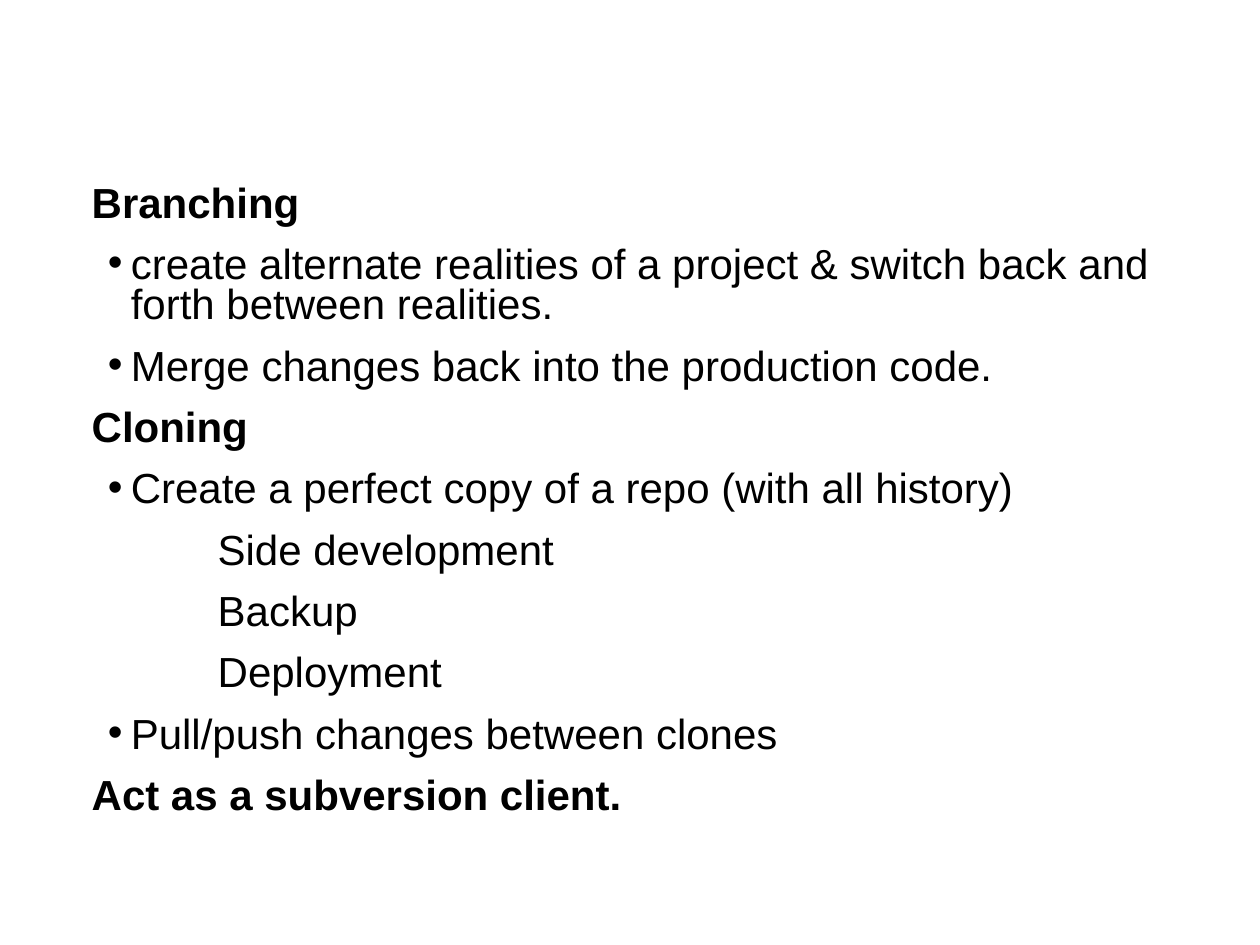
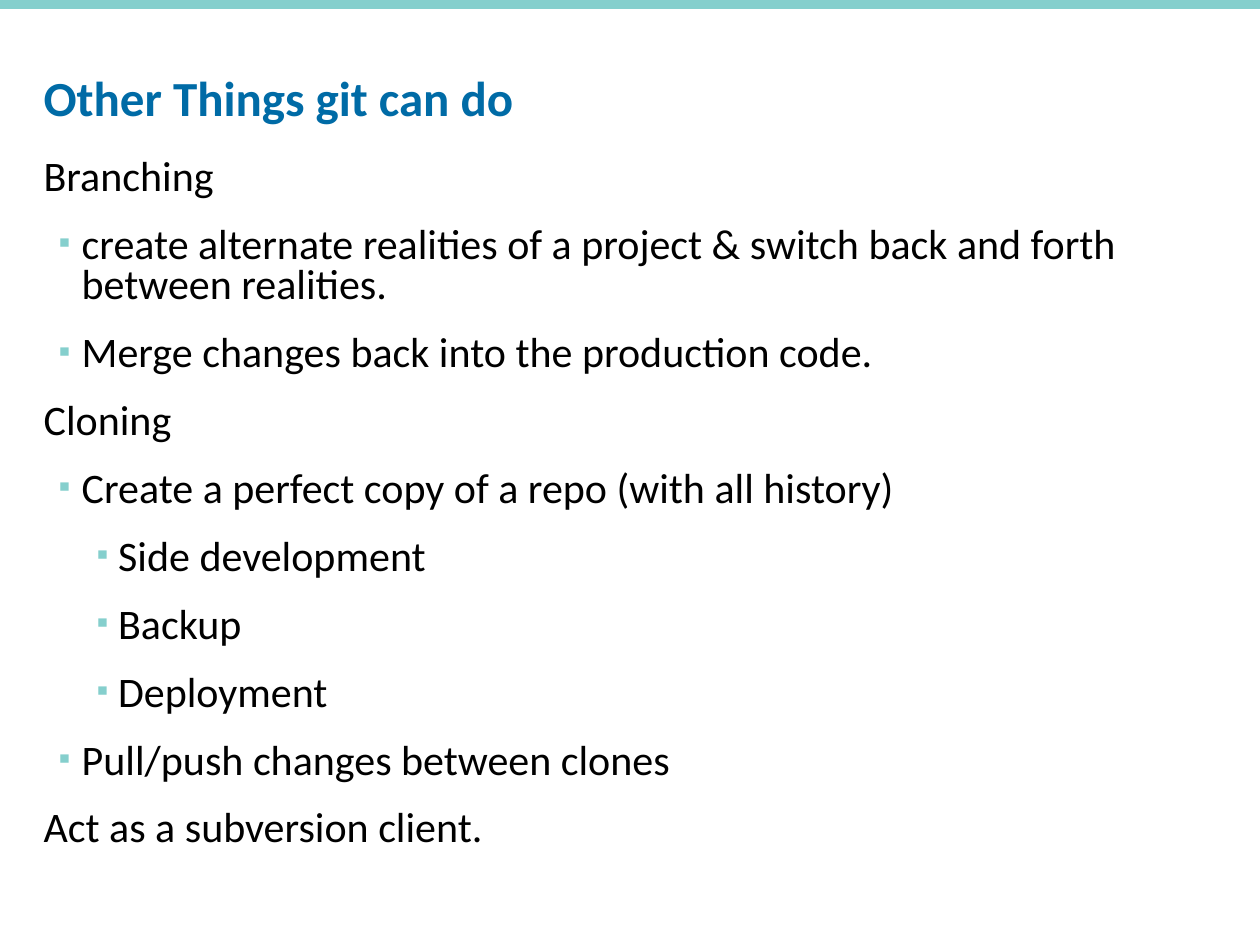
Before and after one commit to rpardee/git_demo, a slide deck: slide 15 of git_for_sas_programmers.pptx (slide 14 before the commit). Drawn at 1260x945 pixels with LibreOffice and Linux fonts; fonts in the diff are those of the drawing; background and template pictures are left out. Boxes give left, top, right and bottom in pixels: in the first picture for what was removed or moved away, otherwise in the second. Text is boxed around its words. In the diff, an @@ line names an element or a change of style, - is before the commit and + after.

```diff
--- a/git_for_sas_programmers.pptx
+++ b/git_for_sas_programmers.pptx
@@ rectangle added at (x1=0, y1=0, x2=1260, y2=9), fill #85CFCD @@
@@ title "Other Things git can do" moved from (x1=91, y1=37, x2=882, y2=123) to (x1=44, y1=81, x2=514, y2=125) @@
@@ title "Other Things git can do" at (x1=44, y1=81, x2=514, y2=125): size 26 to 28 pt, font Arial to Calibri, text colour #FFFFFF to #006BA6, bold on; line spacing 1 to 0.8 @@
@@ text "Branching" moved from (x1=92, y1=187, x2=1148, y2=811) to (x1=44, y1=161, x2=1116, y2=843) @@
@@ text "Branching" at (x1=44, y1=161, x2=1116, y2=843): font Arial to Calibri; bold off in "Branching", "Cloning", "Act as a subversion client."; more space between paragraphs; bullet • to ▪; bullet none to ▪ @@
```
Also in this commit, not shown: 13 other slides changed, 2 slides added, 1 slide removed, 3 other files.
